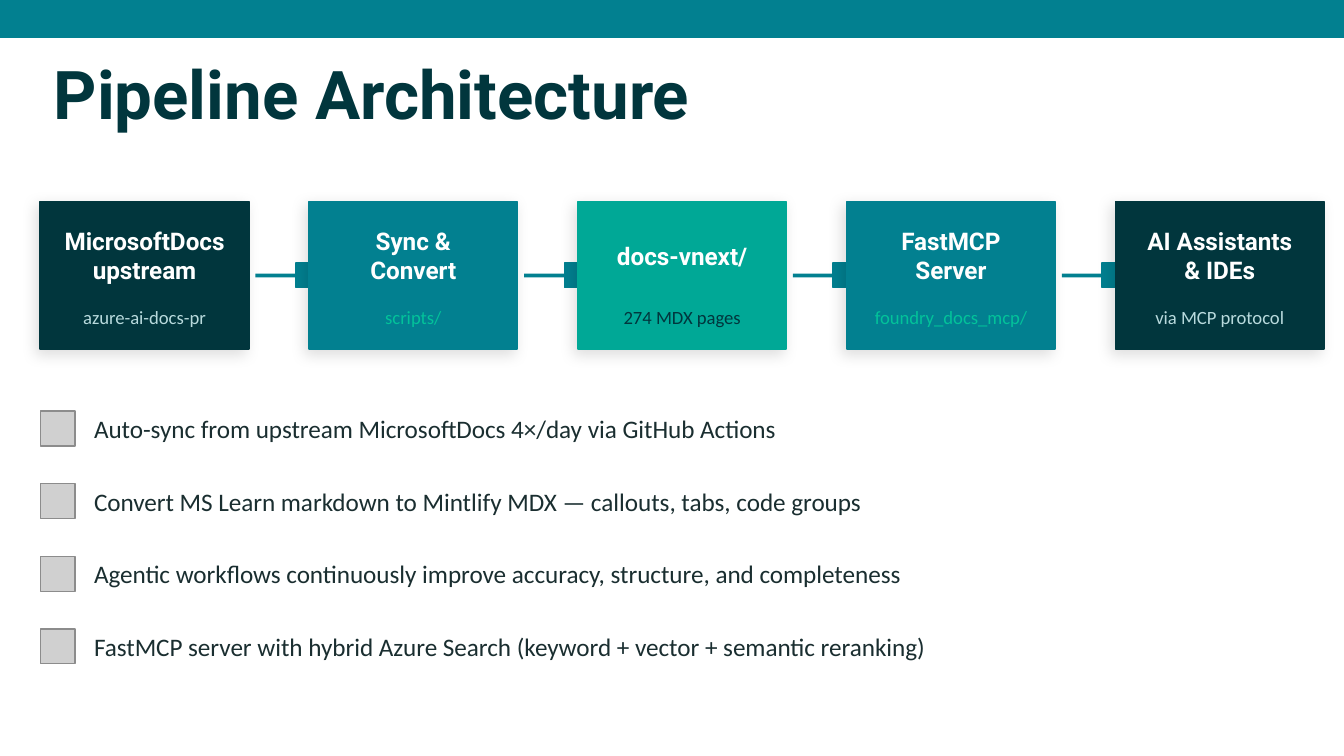
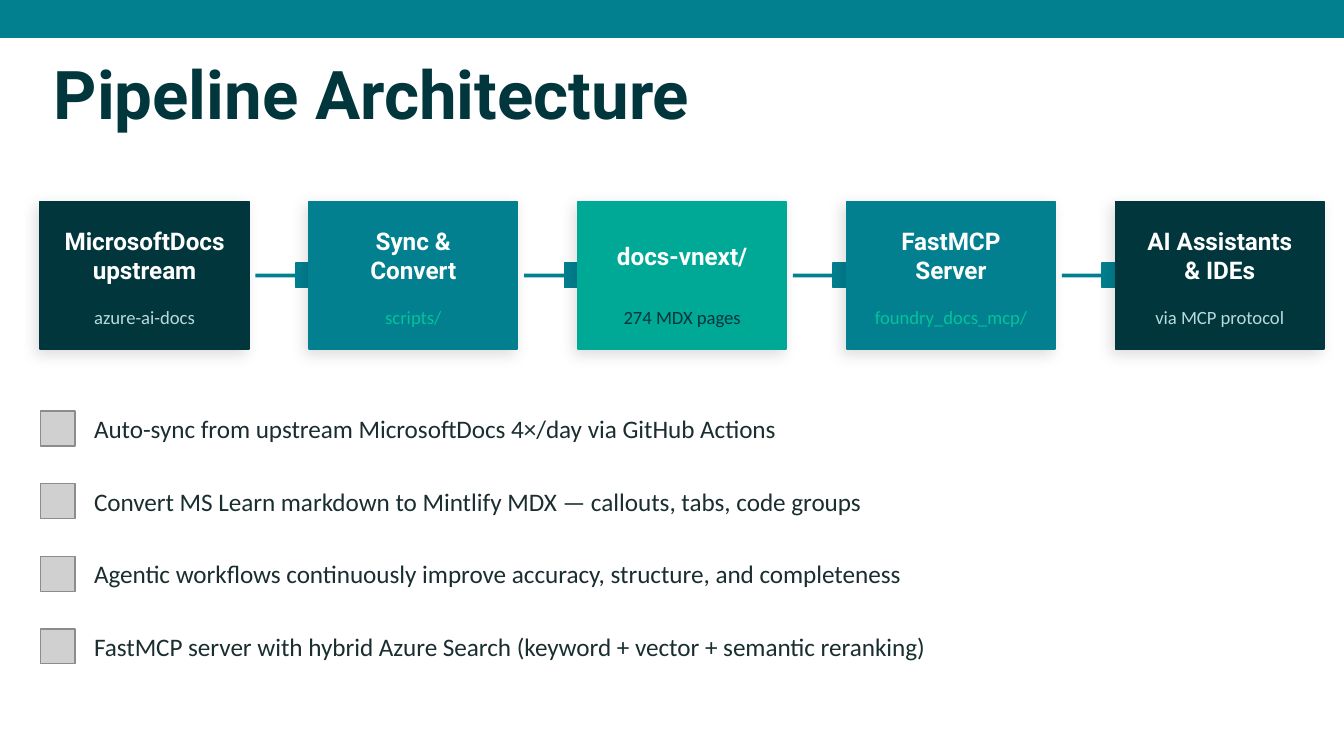
Before and after one commit to nicholasdbrady/foundry-docs, a slide deck: slide 3 of slides/foundry-docs-overview.pptx. Drawn at 1344x756 pixels with LibreOffice and Linux fonts; fonts in the diff are those of the drawing; grey boxes stand for pictures. Boxes give left, top, right and bottom in pixels: in the first picture for what was removed or moved away, otherwise in the second. Text is boxed around its words. In the diff, an @@ line names an element or a change of style, - is before the commit and + after.

```diff
--- a/slides/foundry-docs-overview.pptx
+++ b/slides/foundry-docs-overview.pptx
@@ text at (x1=94, y1=311, x2=195, y2=324): text changed @@
-azure-ai-docs-pr
+azure-ai-docs
```
Also in this commit, not shown: 10 other slides changed, 4 slides added, 1 slide removed, 1 other file.
